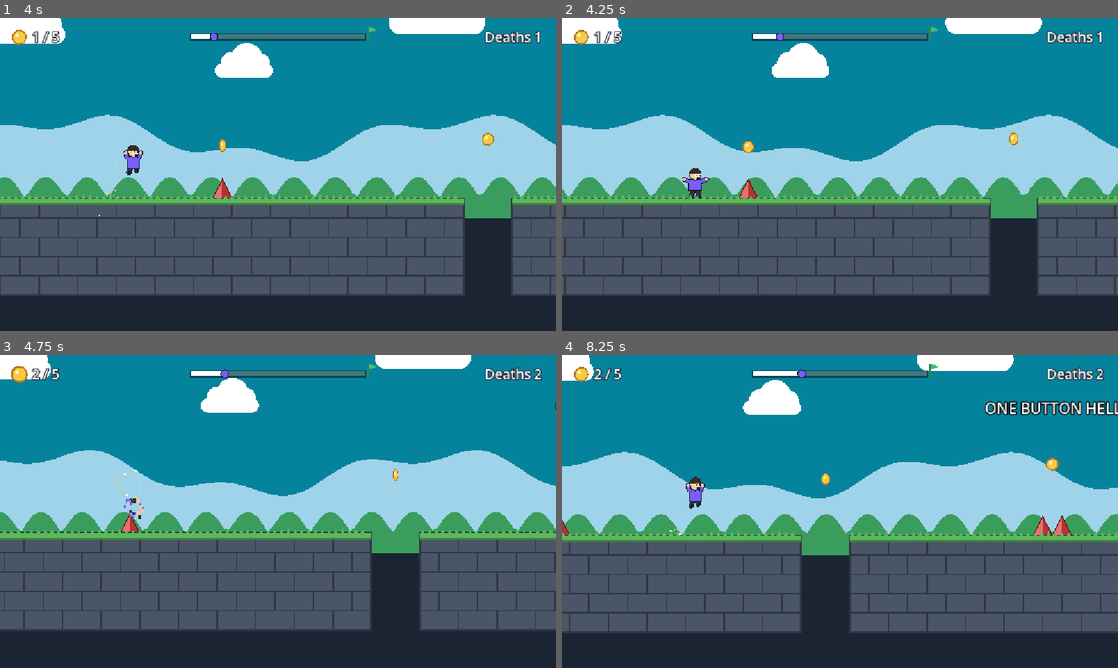
Above: before the commit, frames 1-4 (two rows, left to right).
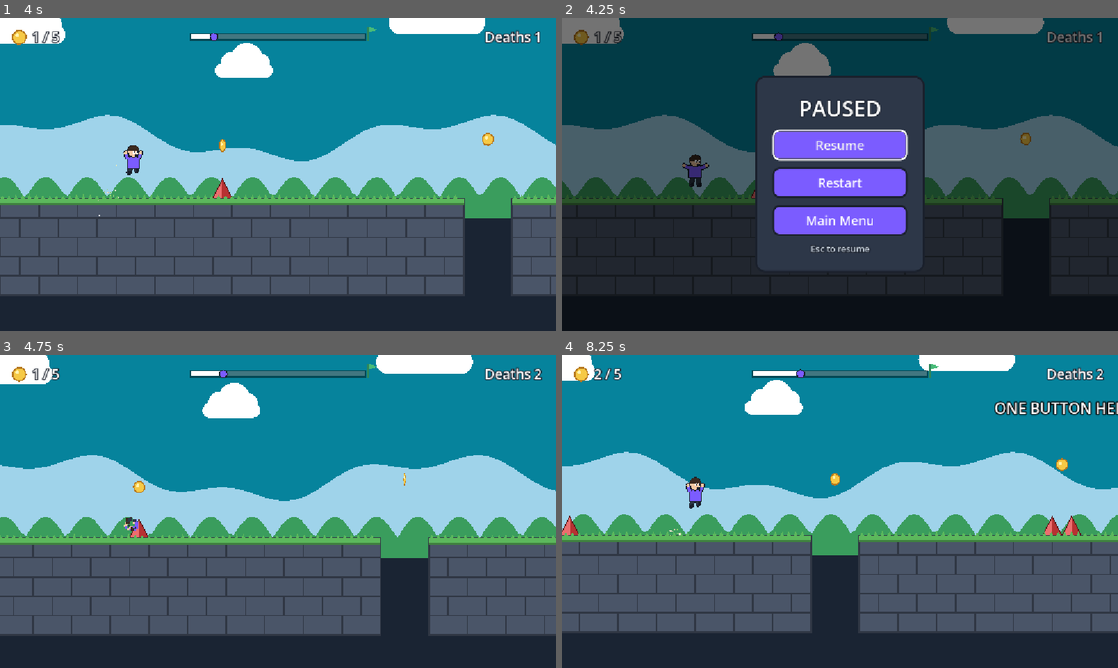
Above: after the commit, the same moments.

Repository: 05abdullah05/OneButtonHell
Game: Godot game, scene res://scenes/levels/level_01.tscn
The game is run twice, just before and just after one commit, with the same random seed, the same clock (stepped at 60 frames per second) and the same inputs. Sound files missing from this copy of the repository are replaced by a short silence.
Inputs (mouse positions are in pixels of both pictures, inside the frame that each line leads up to):
- Up to frame 1 (4 s): tap Space (jump) at 0.6, 0.77, 1.07, 1.35, 1.52, 1.82, 2.1, 2.85, 3.02, 3.32, 3.6, 3.77 s
- Up to frame 2 (4.25 s): tap Space (jump) at 4.07 s; tap Escape (pause, bound only after the commit) at 4.15 s
- Up to frame 3 (4.75 s): click (278, 483) at 4.25 s, where only the run after the commit has a clickable "Resume"
- Up to frame 4 (8.25 s): tap Space (jump) at 5.1, 5.27, 5.57, 5.85, 6.6, 6.77, 7.07, 7.35, 7.52, 7.82, 8.1 s

Frame 1 is identical in both runs. In frame 2, 98% of the frame differs, in the area x 0-100%, y 0-100%; in frame 3, 15%; in frame 4, 6.5%.

Commit message:
Level complete screen, pause menu, victory pose, level list

Diff:
--- a/project.godot
+++ b/project.godot
@@ -23,7 +23,6 @@
 [display]
 
 window/stretch/mode="canvas_items"
-window/stretch/aspect="expand"
 
 [input]
 
@@ -31,6 +30,12 @@
 "deadzone": 0.2,
 "events": [Object(InputEventKey,"resource_local_to_scene":false,"resource_name":"","device":-1,"window_id":0,"alt_press …(191 unchanged characters)…
 , Object(InputEventMouseButton,"resource_local_to_scene":false,"resource_name":"","device":-1,"window_id":0,"alt_presse …(249 unchanged characters)…
+]
+}
+pause={
+"deadzone": 0.2,
+"events": [Object(InputEventKey,"resource_local_to_scene":false,"resource_name":"","device":-1,"window_id":0,"alt_pressed":false,"shift_pressed":false,"ctrl_pressed":false,"meta_pressed":false,"pressed":false,"keycode":0,"physical_keycode":4194305,"key_label":0,"unicode":0,"location":0,"echo":false,"script":null)
+, Object(InputEventKey,"resource_local_to_scene":false,"resource_name":"","device":-1,"window_id":0,"alt_pressed":false,"shift_pressed":false,"ctrl_pressed":false,"meta_pressed":false,"pressed":false,"keycode":0,"physical_keycode":80,"key_label":0,"unicode":80,"location":0,"echo":false,"script":null)
 ]
 }
 
--- a/scenes/hud.tscn
+++ b/scenes/hud.tscn
@@ -1,6 +1,8 @@
 [gd_scene format=3 uid="uid://dg8enhln6lkgo"]
 
 [ext_resource type="Script" uid="uid://chdq42wxmko7i" path="res://scripts/hud.gd" id="1_ahhtf"]
+[ext_resource type="Script" uid="uid://dhwqov3dfey16" path="res://scripts/pause_menu.gd" id="2_5ysmq"]
+[ext_resource type="Script" uid="uid://o36mwio55iem" path="res://scripts/level_complete.gd" id="3_6fi6k"]
 
 [node name="HUD" type="CanvasLayer" unique_id=1609329980]
 
@@ -10,3 +12,17 @@
 offset_right = 40.0
 offset_bottom = 40.0
 script = ExtResource("1_ahhtf")
+
+[node name="PauseMenu" type="Control" parent="." unique_id=2045306208]
+layout_mode = 3
+anchors_preset = 0
+offset_right = 40.0
+offset_bottom = 40.0
+script = ExtResource("2_5ysmq")
+
+[node name="LevelComplete" type="Control" parent="." unique_id=564812447]
+layout_mode = 3
+anchors_preset = 0
+offset_right = 40.0
+offset_bottom = 40.0
+script = ExtResource("3_6fi6k")
--- a/scripts/game_manager.gd
+++ b/scripts/game_manager.gd
@@ -1,24 +1,35 @@
 extends Node
 # Game manager, registered as the autoload "GameManager".
-# Like the Audio autoload it survives scene reloads, so it can remember
-# things across attempts, such as the number of deaths in a level.
+# Survives scene changes, so it remembers coins, deaths and best results,
+# and it is the ONE place that knows the order of the levels.
 
 signal coins_changed(collected: int, total: int)
+signal level_completed
+
+# All levels in play order. Add new levels here as you build them.
+const LEVELS: Array[String] = [
+	"res://scenes/levels/level_01.tscn",
+]
+const MAIN_MENU := "res://scenes/ui/main_menu.tscn"
 
 var current_level: String = ""   # file path of the level being played
 var coins_collected: int = 0     # coins picked up in THIS attempt
 var coins_total: int = 0         # coins that exist in the level
 var deaths: int = 0              # deaths in the current level
+var level_done: bool = false     # true after reaching the goal
+var best_coins: Dictionary = {}  # level path -> most coins in one finished run
 
 
 # Called by every level when it starts (also after each restart).
 func start_level(level_path: String, total_coins: int) -> void:
+	get_tree().paused = false     # a new scene should never start paused
 	if level_path != current_level:
 		# A different level than before: start counting deaths from zero.
 		current_level = level_path
 		deaths = 0
 	coins_collected = 0
 	coins_total = total_coins
+	level_done = false
 	coins_changed.emit(coins_collected, coins_total)
 
 
@@ -29,3 +40,47 @@
 
 func add_death() -> void:
 	deaths += 1
+
+
+func complete_level() -> void:
+	level_done = true
+	best_coins[current_level] = maxi(get_best_coins(current_level), coins_collected)
+	level_completed.emit()
+
+
+func get_best_coins(level_path: String) -> int:
+	return best_coins.get(level_path, 0)
+
+
+func has_next_level() -> bool:
+	var i := LEVELS.find(current_level)
+	return i >= 0 and i < LEVELS.size() - 1
+
+
+# --- Navigation, used by the menu buttons ---
+
+func go_to_next_level() -> void:
+	var i := LEVELS.find(current_level)
+	if i >= 0 and i < LEVELS.size() - 1:
+		_change_scene(LEVELS[i + 1])
+
+
+# fresh = true when replaying after finishing: start the death count over.
+func restart_level(fresh: bool = false) -> void:
+	if fresh:
+		deaths = 0
+	get_tree().paused = false
+	get_tree().reload_current_scene.call_deferred()
+
+
+func go_to_menu() -> void:
+	if ResourceLoader.exists(MAIN_MENU):
+		_change_scene(MAIN_MENU)
+	else:
+		push_warning("Main menu not built yet, restarting the level instead.")
+		restart_level(true)
+
+
+func _change_scene(path: String) -> void:
+	get_tree().paused = false
+	get_tree().change_scene_to_file.call_deferred(path)
--- a/scripts/goal.gd
+++ b/scripts/goal.gd
@@ -1,8 +1,5 @@
 extends Area2D
-
-# Pick the next level's .tscn in the Inspector. Empty = replay this level.
-@export_file("*.tscn") var next_level: String = ""
-@export var finish_delay: float = 1.0   # seconds of celebration before moving on
+# The finish line. The order of levels lives in GameManager.LEVELS.
 
 const CONFETTI := [Color("f6e05e"), Color("68d391"), Color("63b3ed"),
 		Color("f687b3"), Color("ffffff")]
@@ -20,13 +17,8 @@
 		return
 	reached = true
 
-	# Celebrate: confetti from the top of the flag + fanfare.
+	body.finish()   # stop running + victory pose
 	FX.burst(get_tree().current_scene, global_position + Vector2(0, -200),
 			PackedColorArray(CONFETTI), 40, 450.0, Vector2.UP, 50.0, 6.0, 1.2, 700.0)
 	Audio.play("goal")
-
-	await get_tree().create_timer(finish_delay).timeout
-	if next_level == "":
-		get_tree().reload_current_scene.call_deferred()
-	else:
-		get_tree().change_scene_to_file.call_deferred(next_level)
+	GameManager.complete_level()   # the level complete screen listens for this
--- /dev/null
+++ b/scripts/level_complete.gd
@@ -0,0 +1,46 @@
+extends Control
+# Level complete screen. Hidden until GameManager says the level is done.
+
+@export var show_delay: float = 0.9   # time to enjoy the confetti first
+
+
+func _ready() -> void:
+	set_anchors_and_offsets_preset(Control.PRESET_FULL_RECT)
+	visible = false
+	GameManager.level_completed.connect(_on_level_completed)
+
+
+func _on_level_completed() -> void:
+	await get_tree().create_timer(show_delay).timeout
+	_build()
+	visible = true
+	# Fade in instead of popping up instantly.
+	modulate.a = 0.0
+	create_tween().tween_property(self, "modulate:a", 1.0, 0.25)
+
+
+func _build() -> void:
+	var gm := GameManager
+	var is_last := not gm.has_next_level()
+	var title := "YOU BEAT THE GAME!" if is_last else "LEVEL COMPLETE!"
+
+	var items: Array = []
+	items.append(UIKit.make_label(title, 44, UIKit.GOLD))
+	items.append(UIKit.make_label("Coins  %d / %d" % [gm.coins_collected, gm.coins_total], 30))
+	if gm.coins_total > 0 and gm.coins_collected == gm.coins_total:
+		items.append(UIKit.make_label("All coins collected!", 22, UIKit.GOLD))
+	items.append(UIKit.make_label("Deaths  %d" % gm.deaths, 30))
+	items.append(UIKit.make_label("Best  %d / %d" % [gm.get_best_coins(gm.current_level), gm.coins_total],
+			20, UIKit.SOFT))
+
+	var buttons: Array[Button] = []
+	if not is_last:
+		buttons.append(UIKit.make_button("Next Level", gm.go_to_next_level))
+	buttons.append(UIKit.make_button("Replay", gm.restart_level.bind(true)))
+	buttons.append(UIKit.make_button("Main Menu", gm.go_to_menu))
+	items.append_array(buttons)
+
+	add_child(UIKit.make_dim())
+	add_child(UIKit.make_card(items))
+	# Preselect the first button: Space/Enter presses it (one-button friendly).
+	buttons[0].grab_focus.call_deferred()
--- /dev/null
+++ b/scripts/pause_menu.gd
@@ -0,0 +1,42 @@
+extends Control
+# Pause menu, opened with Esc or P (the "pause" input action).
+
+var resume_button: Button
+
+
+func _ready() -> void:
+	# ALWAYS = keeps running while the rest of the game is paused,
+	# otherwise the menu could never close itself again.
+	process_mode = Node.PROCESS_MODE_ALWAYS
+	set_anchors_and_offsets_preset(Control.PRESET_FULL_RECT)
+	visible = false
+
+	resume_button = UIKit.make_button("Resume", resume)
+	add_child(UIKit.make_dim())
+	add_child(UIKit.make_card([
+		UIKit.make_label("PAUSED", 44),
+		resume_button,
+		UIKit.make_button("Restart", GameManager.restart_level),
+		UIKit.make_button("Main Menu", GameManager.go_to_menu),
+		UIKit.make_label("Esc to resume", 18, UIKit.SOFT),
+	]))
+
+
+func _unhandled_input(event: InputEvent) -> void:
+	if event.is_action_pressed("pause"):
+		if visible:
+			resume()
+		elif not GameManager.level_done:
+			open()
+		get_viewport().set_input_as_handled()
+
+
+func open() -> void:
+	get_tree().paused = true      # stops everything that isn't set to ALWAYS
+	visible = true
+	resume_button.grab_focus()
+
+
+func resume() -> void:
+	get_tree().paused = false
+	visible = false
--- a/scripts/player.gd
+++ b/scripts/player.gd
@@ -11,6 +11,7 @@
 @export var death_y: float = 1000.0           # falling below this line = death
 @export var pit_y: float = 480.0              # below this = falling into a pit (sound starts)
 @export var death_pause: float = 0.55         # seconds before restarting after death
+@export var finish_brake: float = 900.0       # how fast the player stops at the goal
 
 const DUST := [Color("eee8d5"), Color("cfc6ab"), Color("8fd16f")]
 const FEET := Vector2(0, 30)                  # offset from center to the feet
@@ -21,6 +22,7 @@
 var coyote_timer: float = 0.0
 var jump_buffer_timer: float = 0.0
 var is_dead: bool = false
+var is_finished: bool = false
 var was_on_floor: bool = true
 var is_falling_in_pit: bool = false
 
@@ -35,8 +37,11 @@
 	if is_dead:
 		return
 
-	# 1. Auto-run: the player never controls horizontal movement.
-	velocity.x = run_speed
+	# 1. Auto-run. After the goal: brake smoothly to a stop instead.
+	if is_finished:
+		velocity.x = move_toward(velocity.x, 0.0, finish_brake * delta)
+	else:
+		velocity.x = run_speed
 
 	# 2. Gravity + coyote time.
 	if is_on_floor():
@@ -45,25 +50,9 @@
 		coyote_timer -= delta
 		velocity.y += gravity * delta
 
-	# 3. Jump buffer: remember a press for a short moment.
-	if Input.is_action_just_pressed("jump"):
-		jump_buffer_timer = jump_buffer_time
-	else:
-		jump_buffer_timer -= delta
-
-	# 4. Jump if a press is buffered AND we are (or just were) on the ground.
-	if jump_buffer_timer > 0.0 and coyote_timer > 0.0:
-		velocity.y = jump_velocity
-		jump_buffer_timer = 0.0
-		coyote_timer = 0.0
-		visual.squash(Vector2(0.7, 1.3))   # stretch tall when taking off
-		FX.burst(_level(), global_position + FEET, PackedColorArray(DUST),
-				6, 110.0, Vector2.UP, 70.0, 5.0, 0.35, 300.0)
-		Audio.play("jump", -6.0, 0.08)
-
-	# 5. Variable jump height: letting go early cuts the upward speed.
-	if Input.is_action_just_released("jump") and velocity.y < 0.0:
-		velocity.y *= jump_cut_multiplier
+	# 3-5. Jumping (not possible after the goal).
+	if not is_finished:
+		_handle_jump(delta)
 
 	# 6. Let Godot move the body and resolve collisions.
 	# Save the falling speed first: move_and_slide sets it to 0 on landing.
@@ -82,7 +71,7 @@
 	was_on_floor = on_floor_now
 
 	# 8. Tell the visual which pose to show.
-	visual.set_state(on_floor_now, velocity.y)
+	visual.set_state(on_floor_now, velocity.y, absf(velocity.x) > 20.0)
 
 	# 9. Falling into a pit: whistle down and fade the music, like dropping in a well.
 	if not is_falling_in_pit and global_position.y > pit_y:
@@ -95,9 +84,37 @@
 		die("fall")
 
 
+func _handle_jump(delta: float) -> void:
+	# Jump buffer: remember a press for a short moment.
+	if Input.is_action_just_pressed("jump"):
+		jump_buffer_timer = jump_buffer_time
+	else:
+		jump_buffer_timer -= delta
+
+	# Jump if a press is buffered AND we are (or just were) on the ground.
+	if jump_buffer_timer > 0.0 and coyote_timer > 0.0:
+		velocity.y = jump_velocity
+		jump_buffer_timer = 0.0
+		coyote_timer = 0.0
+		visual.squash(Vector2(0.7, 1.3))   # stretch tall when taking off
+		FX.burst(_level(), global_position + FEET, PackedColorArray(DUST),
+				6, 110.0, Vector2.UP, 70.0, 5.0, 0.35, 300.0)
+		Audio.play("jump", -6.0, 0.08)
+
+	# Variable jump height: letting go early cuts the upward speed.
+	if Input.is_action_just_released("jump") and velocity.y < 0.0:
+		velocity.y *= jump_cut_multiplier
+
+
+# Called by the goal: stop running and celebrate.
+func finish() -> void:
+	is_finished = true
+	visual.celebrating = true
+
+
 # cause: "spike" (default, used by spikes) or "fall" (pits).
 func die(cause: String = "spike") -> void:
-	if is_dead:
+	if is_dead or is_finished:
 		return
 	is_dead = true
 	velocity = Vector2.ZERO
--- a/scripts/player_visual.gd
+++ b/scripts/player_visual.gd
@@ -16,6 +16,8 @@
 
 var on_floor: bool = true
 var vertical_speed: float = 0.0
+var moving: bool = true
+var celebrating: bool = false
 var run_time: float = 0.0
 
 
@@ -28,9 +30,10 @@
 
 
 # Called by the player every physics frame.
-func set_state(floor_now: bool, vy: float) -> void:
+func set_state(floor_now: bool, vy: float, is_moving: bool = true) -> void:
 	on_floor = floor_now
 	vertical_speed = vy
+	moving = is_moving
 
 
 # Instantly deform; _process eases it back to normal.
@@ -50,7 +53,16 @@
 	var bob := 0.0
 	var mouth_open := false
 
-	if on_floor:
+	if celebrating and on_floor and not moving:
+		# Victory: feet planted, both arms up, little cheering bounce.
+		foot_l = Vector2(-7, 0)
+		foot_r = Vector2(7, 0)
+		var wave := sin(run_time * 0.6) * 3.0
+		hand_l = shoulder_l + Vector2(-7, -15 + wave)
+		hand_r = shoulder_r + Vector2(7, -15 - wave)
+		bob = -absf(sin(run_time * 0.3)) * 3.0
+		mouth_open = true
+	elif on_floor:
 		# Run cycle: legs swing opposite to each other, arms opposite to legs.
 		var s := sin(run_time)
 		foot_l = Vector2(-5 + s * 9, -maxf(0.0, -cos(run_time)) * 6)
@@ -109,7 +121,7 @@
 		draw_circle(head + Vector2(ex, 2), 3.0, Color.WHITE)
 		draw_circle(head + Vector2(ex + 1.0, 2), 1.6, OUTLINE)
 
-	# Mouth: open "o" in the air, small smile on the ground
+	# Mouth: open "o" in the air or when cheering, small smile otherwise
 	if mouth_open:
 		draw_circle(head + Vector2(6, 8), 2.2, OUTLINE)
 	else:
--- /dev/null
+++ b/scripts/ui_kit.gd
@@ -0,0 +1,72 @@
+class_name UIKit
+extends RefCounted
+# Shared helpers that build menu UI in code, so every menu in the game
+# (pause, level complete, main menu) has the same look.
+
+const PURPLE := Color("7b5cff")
+const GOLD := Color("f6c945")
+const DARK := Color("1a202c")
+const CARD := Color("2d3748")
+const SOFT := Color("cbd5e0")
+
+
+static func box_style(color: Color, radius: int = 14, border: Color = DARK) -> StyleBoxFlat:
+	var s := StyleBoxFlat.new()
+	s.bg_color = color
+	s.set_corner_radius_all(radius)
+	s.set_border_width_all(4)
+	s.border_color = border
+	s.set_content_margin_all(14)
+	return s
+
+
+static func make_button(text: String, on_pressed: Callable) -> Button:
+	var b := Button.new()
+	b.text = text
+	b.custom_minimum_size = Vector2(280, 58)
+	b.add_theme_font_size_override("font_size", 26)
+	b.add_theme_color_override("font_color", Color.WHITE)
+	b.add_theme_stylebox_override("normal", box_style(PURPLE))
+	b.add_theme_stylebox_override("hover", box_style(PURPLE.lightened(0.15)))
+	b.add_theme_stylebox_override("pressed", box_style(PURPLE.darkened(0.2)))
+	# The selected button gets a white border, so keyboard players see it.
+	b.add_theme_stylebox_override("focus", box_style(Color(0, 0, 0, 0), 14, Color.WHITE))
+	b.pressed.connect(on_pressed)
+	return b
+
+
+static func make_label(text: String, size: int, color: Color = Color.WHITE) -> Label:
+	var l := Label.new()
+	l.text = text
+	l.horizontal_alignment = HORIZONTAL_ALIGNMENT_CENTER
+	l.add_theme_font_size_override("font_size", size)
+	l.add_theme_color_override("font_color", color)
+	l.add_theme_constant_override("outline_size", 8)
+	l.add_theme_color_override("font_outline_color", DARK)
+	return l
+
+
+# Semi-transparent black over the game, so the menu stands out.
+static func make_dim() -> ColorRect:
+	var r := ColorRect.new()
+	r.color = Color(0, 0, 0, 0.55)
+	r.set_anchors_and_offsets_preset(Control.PRESET_FULL_RECT)
+	return r
+
+
+# A rounded card in the middle of the screen with the items stacked vertically.
+static func make_card(items: Array) -> CenterContainer:
+	var center := CenterContainer.new()
+	center.set_anchors_and_offsets_preset(Control.PRESET_FULL_RECT)
+	var panel := PanelContainer.new()
+	var style := box_style(CARD, 20)
+	style.set_content_margin_all(36)
+	panel.add_theme_stylebox_override("panel", style)
+	var box := VBoxContainer.new()
+	box.add_theme_constant_override("separation", 14)
+	box.alignment = BoxContainer.ALIGNMENT_CENTER
+	for item in items:
+		box.add_child(item)
+	panel.add_child(box)
+	center.add_child(panel)
+	return center
Not shown, added: scripts/level_complete.gd.uid
Not shown, added: scripts/pause_menu.gd.uid
Not shown, added: scripts/ui_kit.gd.uid
